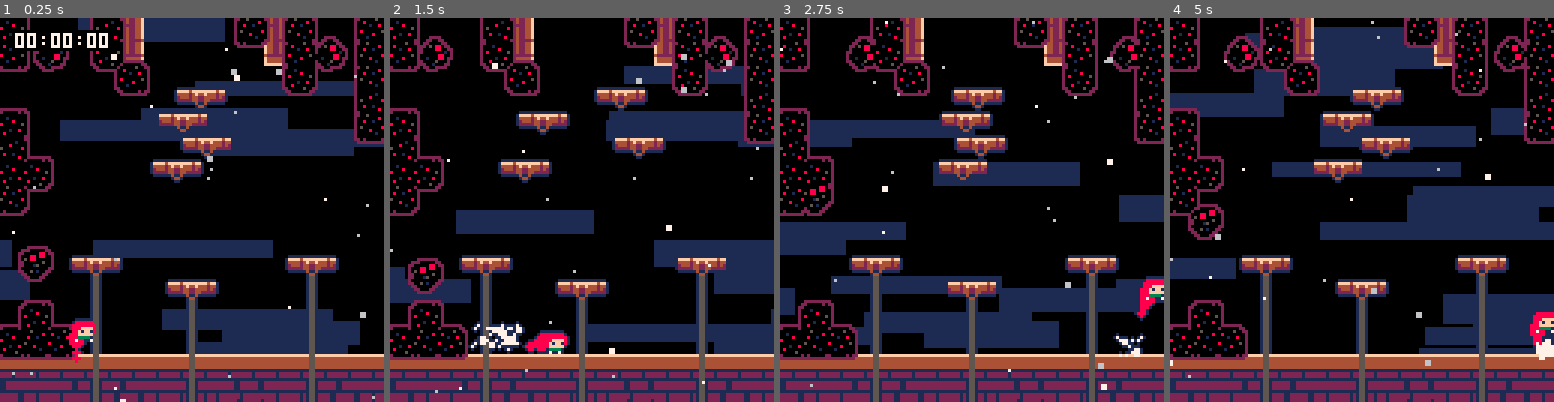
Above: before the commit, frames 1-4 (left to right).
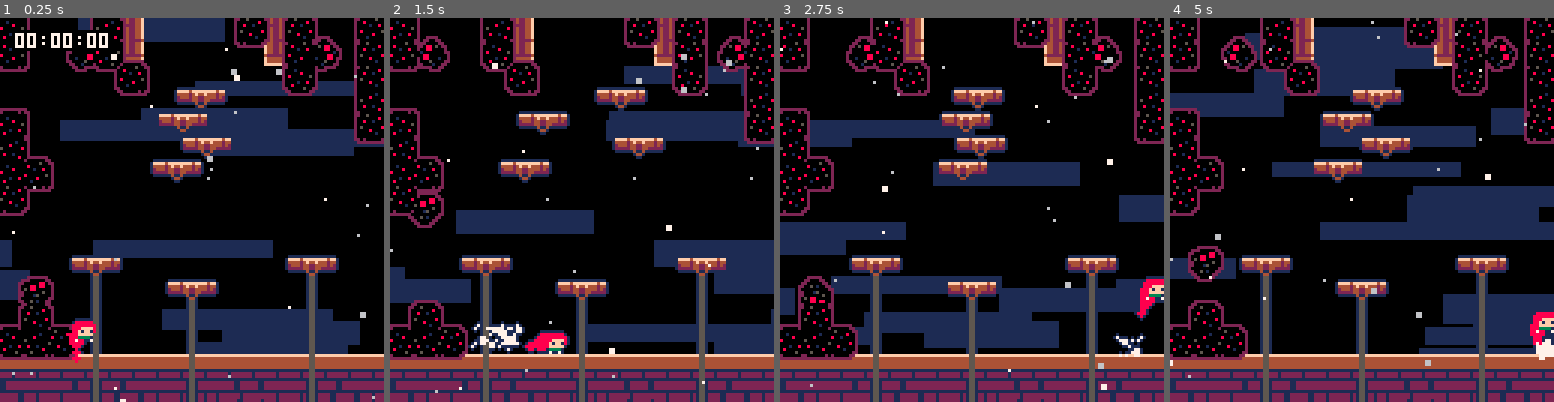
Above: after the commit, the same moments.

Repository: CelesteClassic/newleste.p8
Game: PICO-8 cartridge resort.p8
Two runs of this game, one before a commit and one after it. Both use one fixed random seed, a clock stepped at 60 frames per second and the inputs below.
Inputs:
- Up to frame 1 (0.25 s): no input
- Up to frame 2 (1.5 s): tap X (X key) at 0.33, 1.07 s; tap O (Z key) at 0.7 s
- Up to frame 3 (2.75 s): hold Right 1.6-2.1 s; tap O (Z key) at 1.7, 2.1, 2.5 s; tap X (X key) at 1.85 s; hold Up 2.15-2.42 s; hold Right from 2.47 s (still down)
- Up to frame 4 (5 s): tap O (Z key) every 0.4 s from 2.9 to 4.9 s; tap X (X key) at 2.97, 4.08 s; release Right at 3.03 s; hold Left 3.08-3.58 s; hold Down 3.63-3.97 s; hold Right 4.02-4.68 s; hold Up from 4.73 s (still down)

The runs differ from the first frame. In frame 1, 2.0% of the frame differs, in the area x 4-91%, y 4-89%; in frame 2, 2.2%; in frame 3, 1.5%; in frame 4, 2.3%, in the area x 4-93%, y 4-90%.

Commit message:
Fuzzies/Dust Bunnies are functional!

Diff:
--- a/resort.p8
+++ b/resort.p8
@@ -671,31 +671,30 @@
   layer=0,
   init=function(_ENV)
     outline=false
-    flip.x,flip.y=false,false
     -- hitbox
     hitbox=rectangle(1,1,5,5)
     -- get type of fuzzy
     axis=(sprite==62 and "x") or (sprite==61 and "y") or "theta"
-    r, l = _ENV[axis], _ENV[axis]
-    if sprite%2==0 then
-      while axis=="x" and r<lvl_pw and not fget(tile_at(r\8,y\8),0) and not fget(tile_at(r\8,y\8),6) or
-            axis=="y" and r<lvl_ph and not fget(tile_at(x\8,r\8),0) and not fget(tile_at(x\8,r\8),6) do
+    r, l, dir = _ENV[axis], _ENV[axis], 1
+    if axis=="x" and not fget(tile_at((x/8)+1,y/8),0) and not fget(tile_at((x/8)+1,y/8),6) or axis=="y" and not fget(tile_at(x/8,(y/8)+1),0) and not fget(tile_at(x/8,(y/8)+1),6) then
+        dir = -1
+    end
+    -- get endpoints
+    while axis=="x" and r<lvl_pw and not fget(tile_at(r\8,y\8),0) and not fget(tile_at(r\8,y\8),6) or
+          axis=="y" and r<lvl_ph and not fget(tile_at(x\8,r\8),0) and not fget(tile_at(x\8,r\8),6) do
         r+=8
-      end
-      r-=8
-      dir=1
-    else
-      while axis=="x" and l>=0 and not fget(tile_at(l\8,y\8),0) and not fget(tile_at(l\8,y\8),6) or
-            axis=="y" and l>=0 and not fget(tile_at(x\8,l\8),0) and not fget(tile_at(x\8,l\8),6) do
-          l-=8
-      end
-      l+=8
-      dir=-1
-    end
+    end
+    r-=8
+    while axis=="x" and l>=0 and not fget(tile_at(l\8,y\8),0) and not fget(tile_at(l\8,y\8),6) or
+          axis=="y" and l>=0 and not fget(tile_at(x\8,l\8),0) and not fget(tile_at(x\8,l\8),6) do
+        l-=8
+    end
+    l+=8
 
     scale=(r-l)/32 --scale speed by distance
     t=0 -- movement based on time
 
+    -- create fuzzy drawer if needed
     for o in all(objects) do
       if o.type==fuzzy_drawer then
         return
@@ -704,12 +703,16 @@
     init_object(fuzzy_drawer,0,0)
   end,
   update=function(_ENV)
+    -- flip
     t+=1
-    spd[axis]=mid(appr(spd[axis],2*dir*scale,0.4*scale),l-_ENV[axis],r-_ENV[axis])
     if t==27 then
       dir*=-1
       t=0
-    end
+      flip.x,flip.y=axis=="x" and dir == -1,axis=="y" and dir == 1
+    end
+    -- move
+    spd[axis]=mid(appr(spd[axis],2*dir*scale,0.4*scale),l-_ENV[axis],r-_ENV[axis])
+    -- kill player
     local hit=player_here()
     if hit then
       kill_player(hit)
@@ -1598,17 +1601,17 @@
 0000000000000000000000000000000002020202080808000000000000000000040303030304030304040404040000000303030303030303040404040420206000000000000000000000000000000000000000000000000000000000000000000000000000000000000000000000000000000000000000000000000000000000
 0000000000000000000000000000000000000000000000000000000000000000000000000000000000000000000000000000000000000000000000000000000000000000000000000000000000000000000000000000000000000000000000000000000000000000000000000000000000000000000000000000000000000000
 __map__
-3f0000003f30000000003f303f00003f25202525282525252600000024253838000000000000000000000000000000000000000000000000000000000000000000000000000000000000000000000000000000000000000000000000000000000000000000000000000000000000000000000000000000000000000000000000
-3f3e00003f370000000000373f3e003f25252828252525252600000024253825000000000000000000000000000000000000000000000000000000000000000000000000000000000000000000000000000000000000000000000000000000000000000000000000000000000000000000000000000000000000000000000000
+3f0000003f30000000003f303f00003f25202525282525252600000024253838313232323232323300000000000000000000000000000000000000000000000000000000000000000000000000000000000000000000000000000000000000000000000000000000000000000000000000000000000000000000000000000000
+3f00003e3f370000000000373f3e003f25252828252525252600000024253825003d0000003d000000000000000000000000000000000000000000000000000000000000000000000000000000000000000000000000000000000000000000000000000000000000000000000000000000000000000000000000000000000000
 00000000003f0000000000003f00003f25252820252532323300000024253825000000000000000000000000000000000000000000000000000000000000000000000000000000000000000000000000000000000000000000000000000000000000000000000000000000000000000000000000000000000000000000000000
 000000000000002d0000002f0000003f25323232322600000000000024252828000000000000000000000000000000000000000000000000000000000000000000000000000000000000000000000000000000000000000000000000000000000000000000000000000000000000000000000000000000000000000000000000
-3f0000002f0000002e0000000000003f26000000003000000000000024252525000000000000000000000000000000000000000000000000000000000000000000000000000000000000000000000000000000000000000000000000000000000000000000000000000000000000000000000000000000000000000000000000
-3f0000000000002d000000002f0000002600001d003700000000101024253838000000000000000000000000000000240000000000000000000000000000000000000000000000000000000000000000000000000000000000000000000000000000000000000000000000000000000000000000000000000000000000000000
-3f3f002f000000002e0000000000000026000000000000000013212220282025003232323232320000000000000000240000000000000000000000000000000000000000000000000000000000000000000000000000000000000000000000000000000000000000000000000000000000000000000000000000000000000000
-3f000000000000000000000000000000260000000000000000133132323232382600000000000024260000001d0000240000000000000000000000000000000000000000000000000000000000000000000000000000000000000000000000000000000000000000000000000000000000000000000000000000000000000000
+3f0000002f0000002e0000000000003f260000000030000000000000242525250000003d0000003d00000000000000000000000000000000000000000000000000000000000000000000000000000000000000000000000000000000000000000000000000000000000000000000000000000000000000000000000000000000
+3f0000000000002d000000002f0000002600001d003700000000101024253838212222222222222300000000000000240000000000000000000000000000000000000000000000000000000000000000000000000000000000000000000000000000000000000000000000000000000000000000000000000000000000000000
+3f3f002f000000002e0000000000000026000000000000000013212220282025313232323232323300000000000000240000000000000000000000000000000000000000000000000000000000000000000000000000000000000000000000000000000000000000000000000000000000000000000000000000000000000000
+3f000000000000000000000000000000260000000000000000133132323232382300000000000021230000001d0000240000000000000000000000000000000000000000000000000000000000000000000000000000000000000000000000000000000000000000000000000000000000000000000000000000000000000000
 0000000000000000000000000000000026000000000000000000111111111324260000000000002426000010101010240000000000000000000000000000000000000000000000000000000000000000000000000000000000000000000000000000000000000000000000000000000000000000000000000000000000000000
-0000000000000000000000000000000026000000000000000000000000001324260000000001002426000021222222000000000000000000000000000000000000000000000000000000000000000000000000000000000000000000000000000000000000000000000000000000000000000000000000000000000000000000
-0000001d00000000000000001d0000002600000000000000000000001d001324260000003435353233000031320000000000000000000000000000000000000000000000000000000000000000000000000000000000000000000000000000000000000000000000000000000000000000000000000000000000000000000000
+0000000000000000000000000000000026000000000000000000000000001324260000000001002426003e21222222000000000000000000000000000000000000000000000000000000000000000000000000000000000000000000000000000000000000000000000000000000000000000000000000000000000000000000
+0000001d00000000000000001d0000002600000000000000000000001d0013242600000034353532333e0031320000000000000000000000000000000000000000000000000000000000000000000000000000000000000000000000000000000000000000000000000000000000000000000000000000000000000000000000
 003d00000000001d0000000000000000260000000000000000000000000c1324260000001111111111000011112400000000000000000000000000000000000000000000000000000000000000000000000000000000000000000000000000000000000000000000000000000000000000000000000000000000000000000000
 003f000000000000000000000000000026000000010000000000001010101024260000000000000000000000132400000000000000000000000000000000000000000000000000000000000000000000000000000000000000000000000000000000000000000000000000000000000000000000000000000000000000000000
 3f3f3f010000000000000000000000003822231415162123000000212222222026002d00000000000000002f132400000000000000000000000000000000000000000000000000000000000000000000000000000000000000000000000000000000000000000000000000000000000000000000000000000000000000000000
